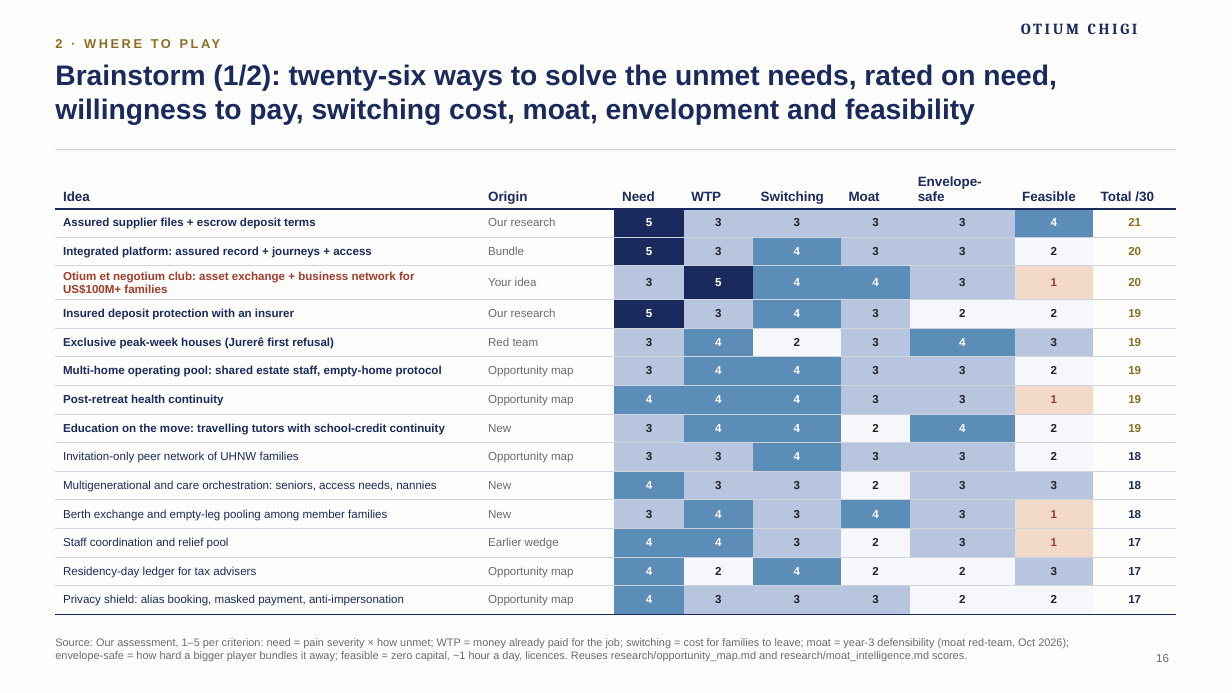
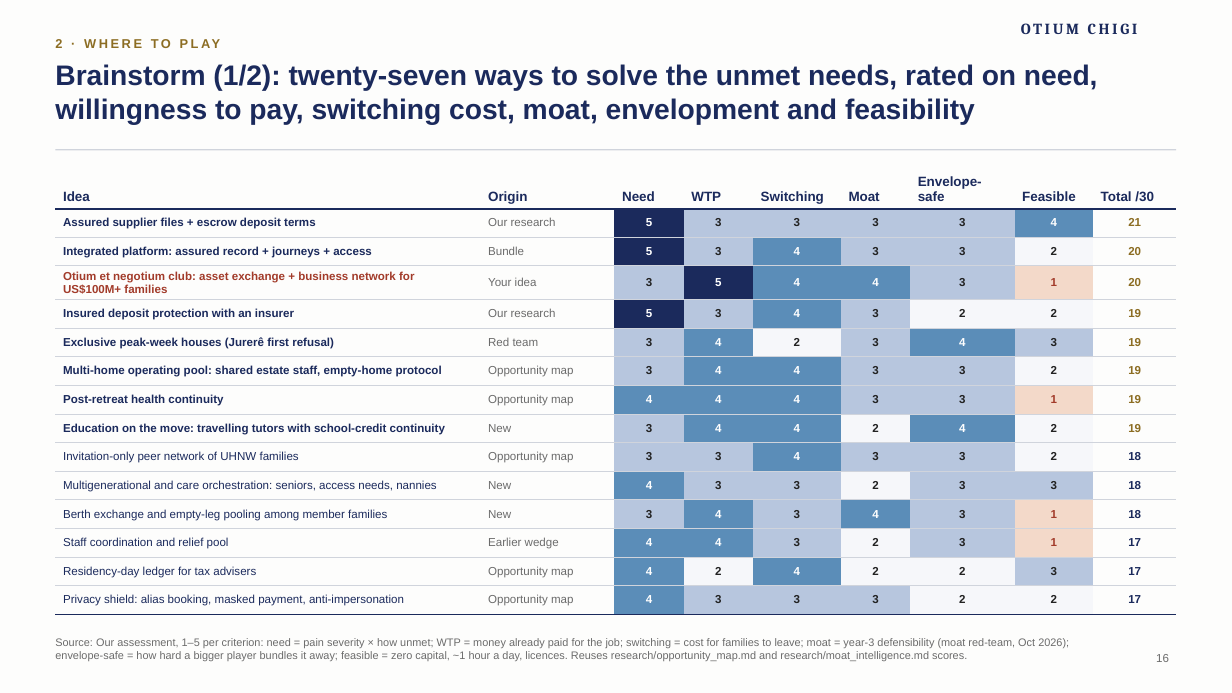
Before and after one commit to algarcalebe-web/legendary-bassoon, a slide deck: slide 16 of deck/Otium_Chigi_Journeys_Strategy_Deck.pptx. Drawn at 1232x693 pixels with LibreOffice and Linux fonts; fonts in the diff are those of the drawing; background and template pictures are left out. Boxes give left, top, right and bottom in pixels: in the first picture for what was removed or moved away, otherwise in the second. Text is boxed around its words. In the diff, an @@ line names an element or a change of style, - is before the commit and + after.

```diff
--- a/deck/Otium_Chigi_Journeys_Strategy_Deck.pptx
+++ b/deck/Otium_Chigi_Journeys_Strategy_Deck.pptx
@@ title at bbox=[55, 64, 1098, 125]: text changed @@
-Brainstorm (1/2): twenty-six ways to solve the unmet needs, rated on need, willingness to pay, switching cost, moat, envelopment and feasibility
+Brainstorm (1/2): twenty-seven ways to solve the unmet needs, rated on need, willingness to pay, switching cost, moat, envelopment and feasibility
```
Also in this commit, not shown: 4 other slides changed, 1 slide added, 3 other files.
